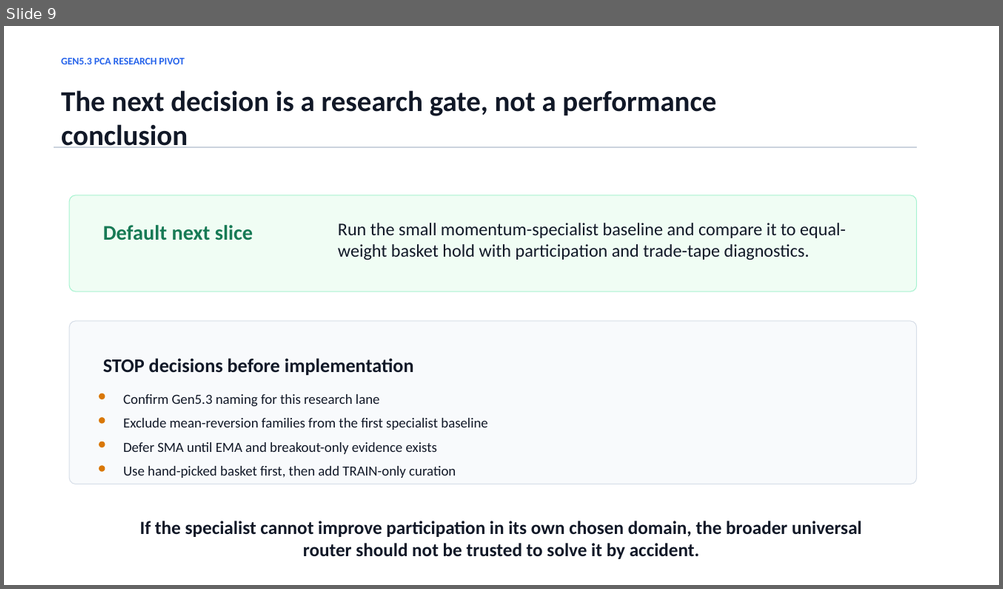
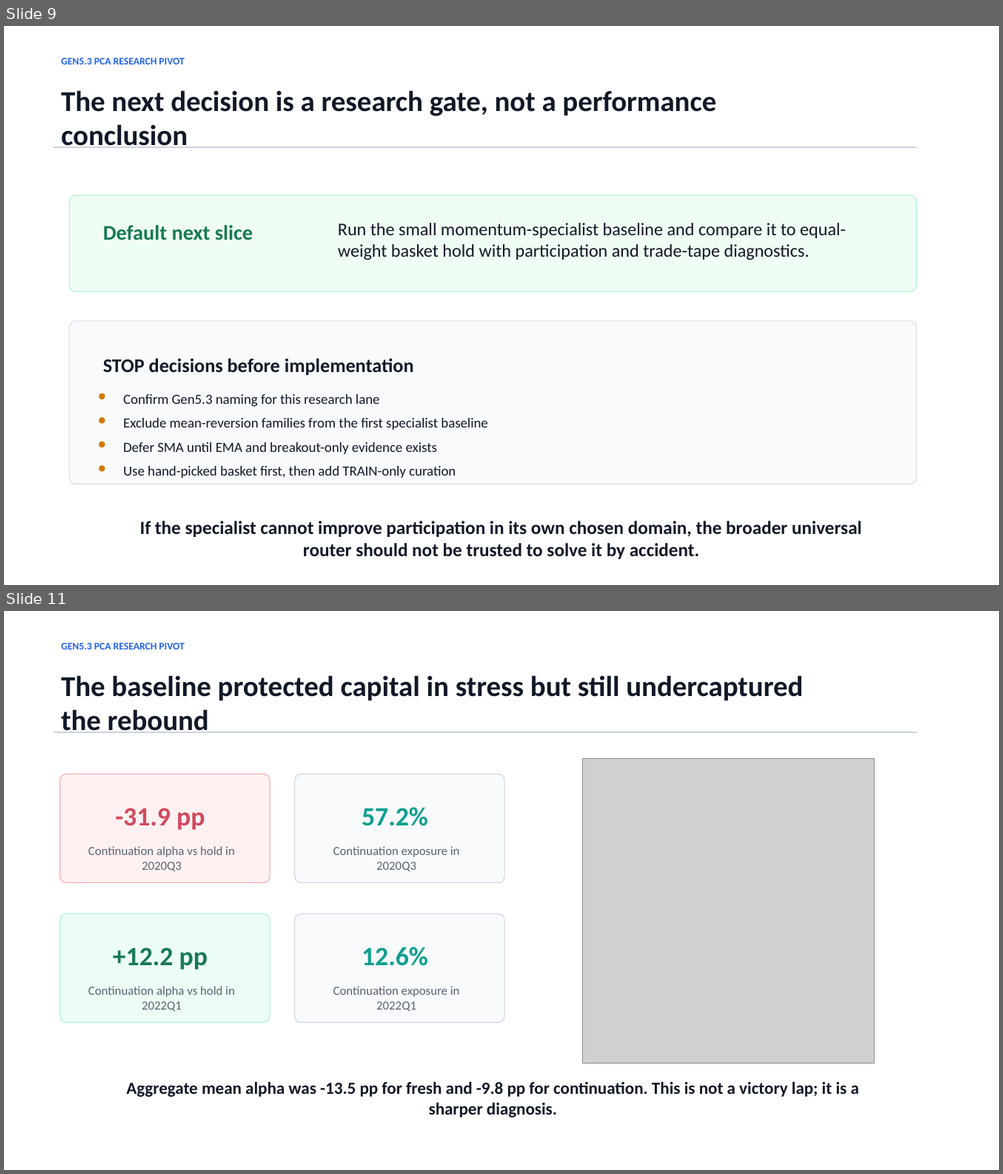
Before and after one commit to Francisc0Franc0/Time-Series-Modeling-Gen5, a slide deck: presentations/gen5_3_bull_momentum_specialist_plan.pptx. Shown one above the other, each under a label of ours: slide 9 before the commit, slides 9 and 11 after it; the slides between them are not shown. The pictures are 1003x589 and 1003x1174 pixels, drawn with LibreOffice and Linux fonts; fonts in the diff are those of the drawing; grey boxes stand for pictures. Boxes give left, top, right and bottom in pixels: in the first picture for what was removed or moved away, otherwise in the second. Text is boxed around its words. In the diff, an @@ line names an element or a change of style, - is before the commit and + after.

Commit message:
Run Gen5.3 bull momentum specialist baseline

```diff
--- a/presentations/gen5_3_bull_momentum_specialist_plan.pptx
+++ b/presentations/gen5_3_bull_momentum_specialist_plan.pptx
@@ slide 11 added at [4, 611, 999, 1170], background #FFFFFF @@
@@ text added at [61, 643, 184, 649], 9.8 pt, text #2563EB, bold @@
+GEN5.3 PCA RESEARCH PIVOT
@@ text added at [61, 675, 802, 733], 27.8 pt, text #111827, bold @@
+The baseline protected capital in stress but still undercaptured the rebound
@@ rectangle added at [54, 732, 916, 732], fill #CBD3DD, outline #CBD3DD 0 pt @@
@@ picture added at [583, 759, 875, 1063] @@
@@ rounded rectangle added at [60, 775, 270, 883], fill #FFF1F2, outline #FDA4AF 0.75 pt @@
@@ rounded rectangle added at [295, 775, 505, 883], fill #F8FAFC, outline #CBD5E1 0.75 pt @@
@@ text added at [115, 808, 205, 830], 25.5 pt, text #D1495B, bold @@
+-31.9 pp
@@ text added at [361, 807, 428, 826], 25.5 pt, text #0F9F8F, bold @@
+57.2%
@@ text added at [88, 846, 235, 871], 12 pt, text #5B6472 @@
+Continuation alpha vs hold in 2020Q3
@@ text added at [333, 846, 460, 871], 12 pt, text #5B6472 @@
+Continuation exposure in 2020Q3
@@ rounded rectangle added at [60, 914, 270, 1023], fill #ECFDF5, outline #A7F3D0 0.75 pt @@
@@ rounded rectangle added at [295, 914, 505, 1023], fill #F8FAFC, outline #CBD5E1 0.75 pt @@
@@ text added at [113, 948, 208, 970], 25.5 pt, text #177A55, bold @@
++12.2 pp
@@ text added at [361, 947, 428, 966], 25.5 pt, text #0F9F8F, bold @@
+12.6%
@@ text added at [88, 986, 235, 1011], 12 pt, text #5B6472 @@
+Continuation alpha vs hold in 2022Q1
@@ text added at [333, 986, 460, 1011], 12 pt, text #5B6472 @@
+Continuation exposure in 2022Q1
@@ text added at [126, 1082, 859, 1118], 16.5 pt, text #111827, bold @@
+Aggregate mean alpha was -13.5 pp for fresh and -9.8 pp for continuation. This is not a victory lap; it is a sharper diagnosis.
```
Also in this commit, not shown: 3 other slides added, 5 other files.
